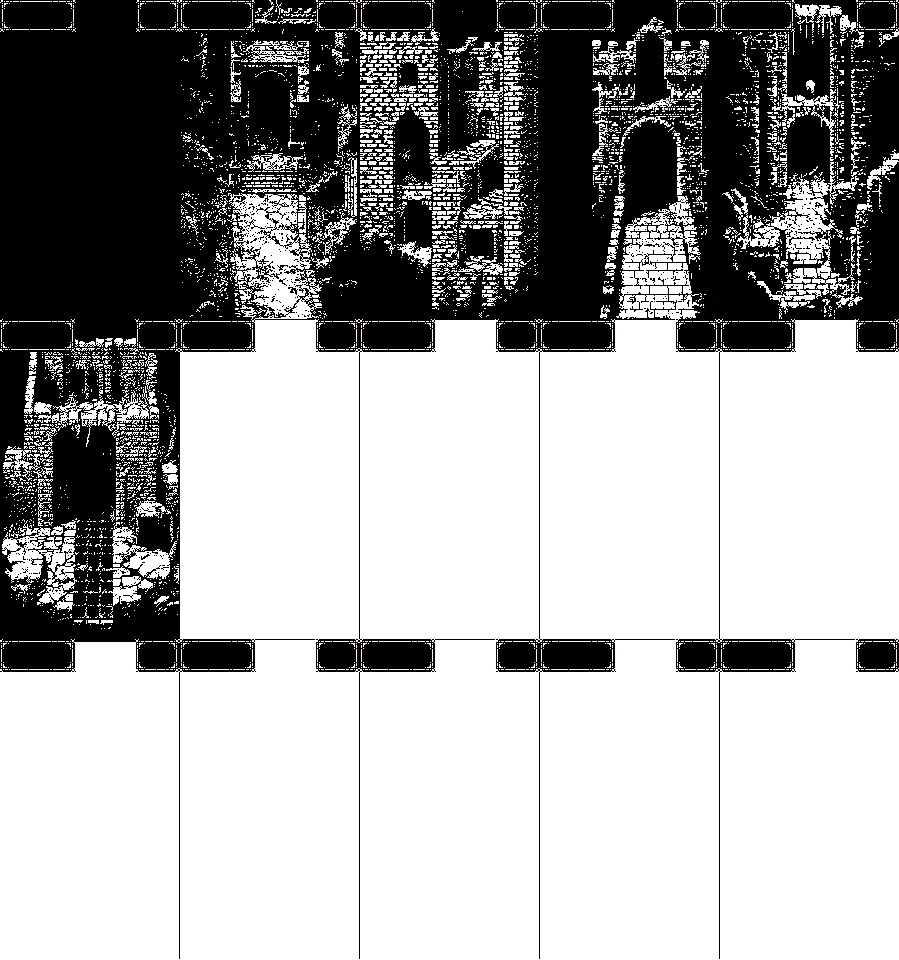
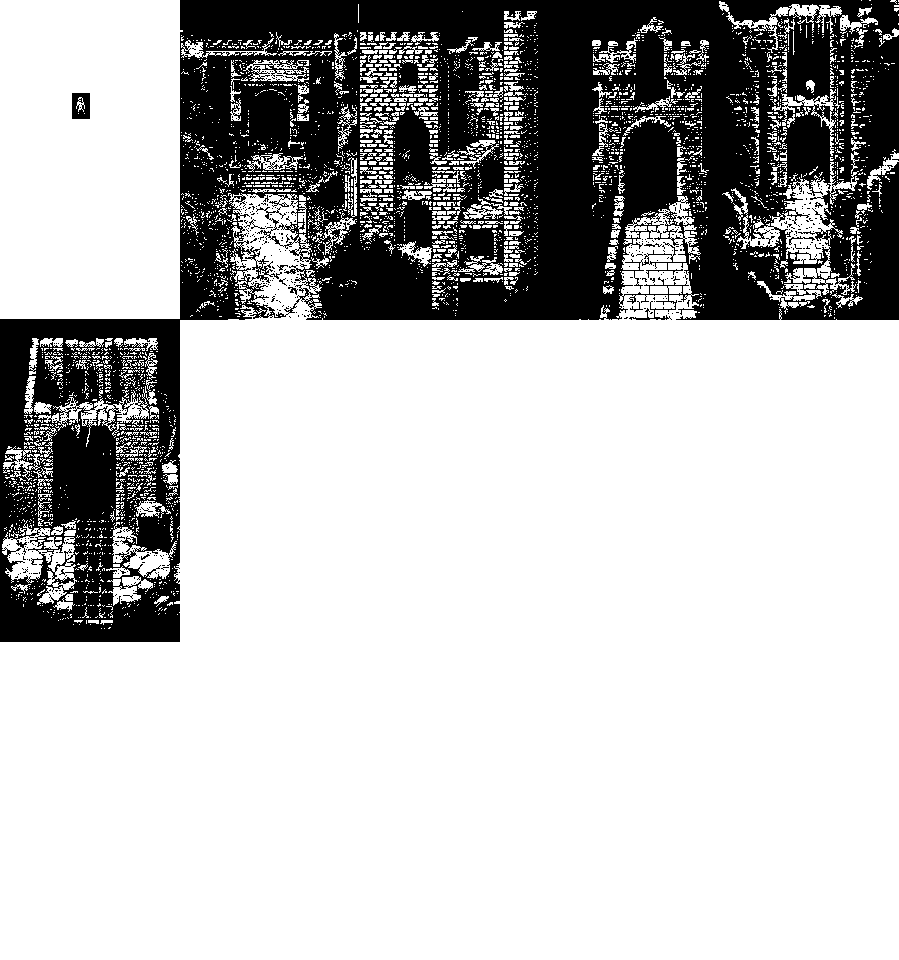
Before/after of a 899×960 layered artwork. What changed in the layer stack:
hid group "Cameras" (2 layers) over <box>0,0,899,959</box>
hid group "FG" (12 layers) over <box>180,0,768,320</box>
painted on "Layer 3" (2nd of 2, in "BG") over <box>454,277,503,318</box>
painted on "Layer 2" (2nd of 2, in "BG") over <box>180,0,359,140</box>
